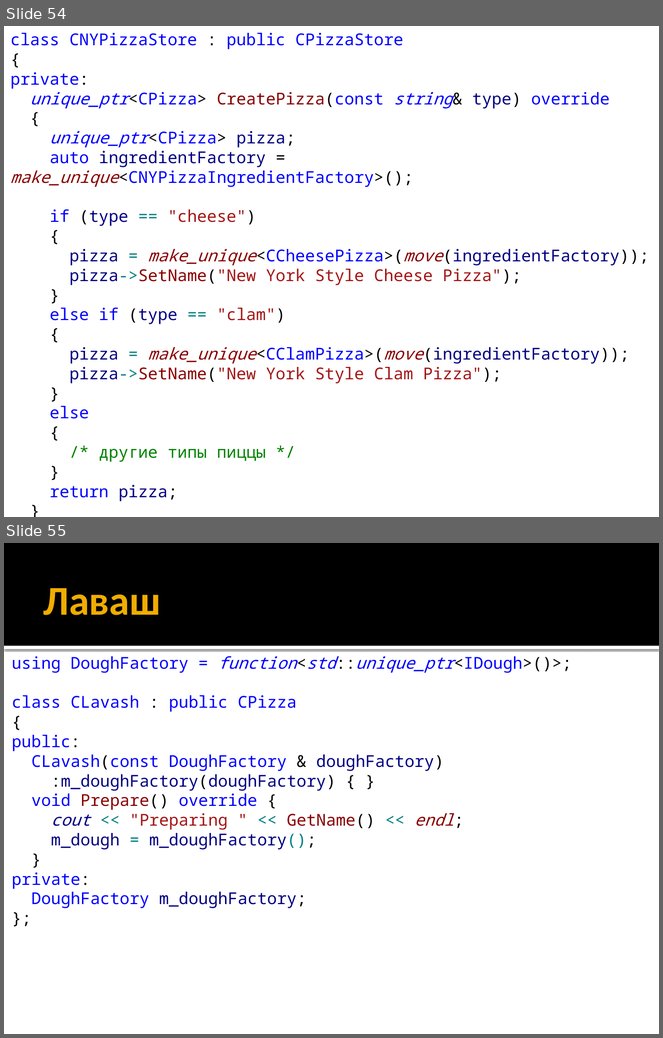
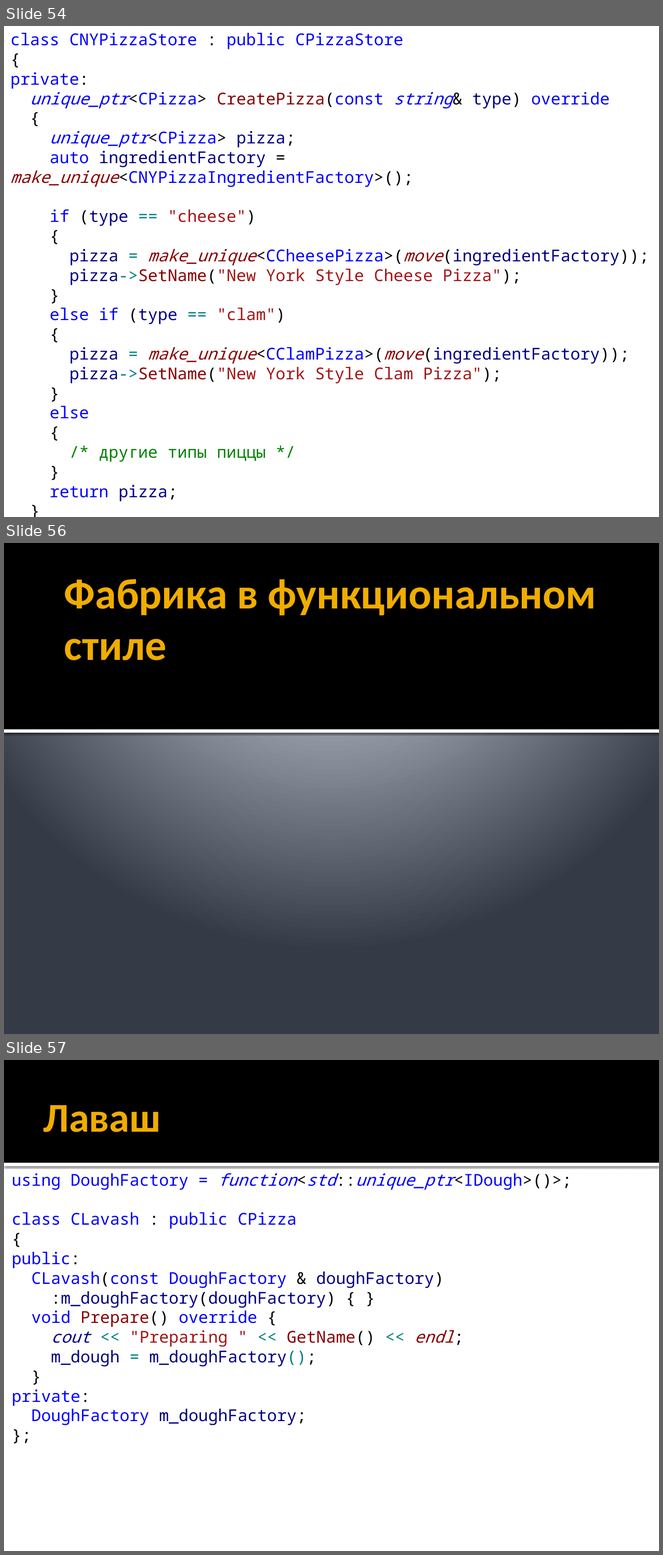
Before and after one commit to alexey-malov/ood, a slide deck: lectures/04.factory/factory.pptx. Shown one above the other, each under a label of ours: slides 54 and 55 before the commit, slides 54, 56 and 57 after it; the slides between them are not shown. The pictures are 663x1038 and 663x1555 pixels, drawn with LibreOffice and Linux fonts; fonts in the diff are those of the drawing. Boxes give left, top, right and bottom in pixels: in the first picture for what was removed or moved away, otherwise in the second. Text is boxed around its words. In the diff, an @@ line names an element or a change of style, - is before the commit and + after.

```diff
--- a/lectures/04.factory/factory.pptx
+++ b/lectures/04.factory/factory.pptx
@@ slide 56 added at [4,543,659,1034], background gradient #C1C5D3 to #BFC4D2 to #353B47 @@
@@ rectangle added at [4,543,659,730], fill #000000 @@
@@ title added at [64,579,597,661], 47 pt, text #F0AD00, bold @@
+Фабрика в функциональном стиле
@@ rectangle added at [4,730,659,733], fill #FFFFFF @@
@@ what was slide 55 is now slide 57 @@
```
Also in this commit, not shown: 4 slides changed, 4 other slides added, 2 other files.
